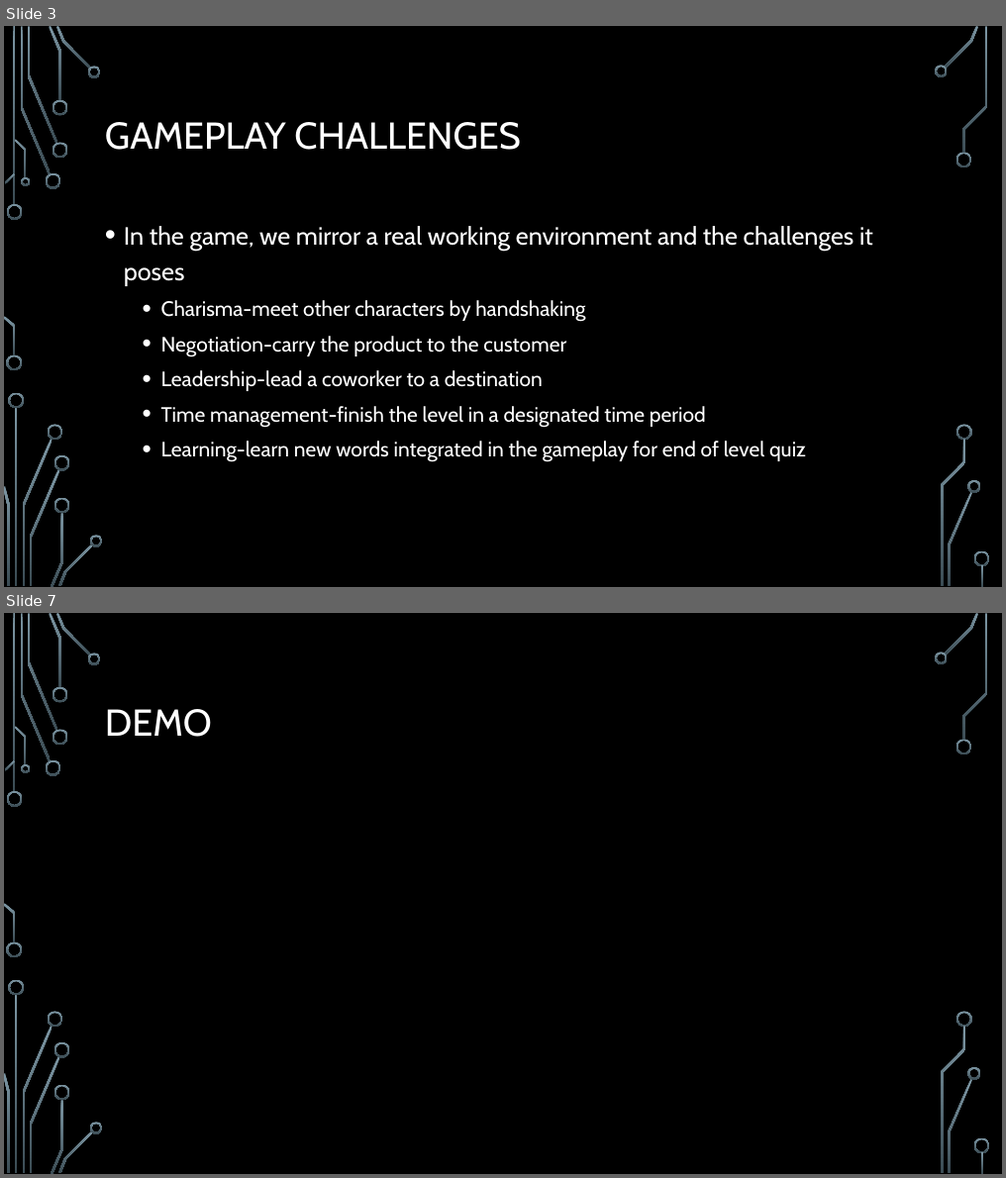
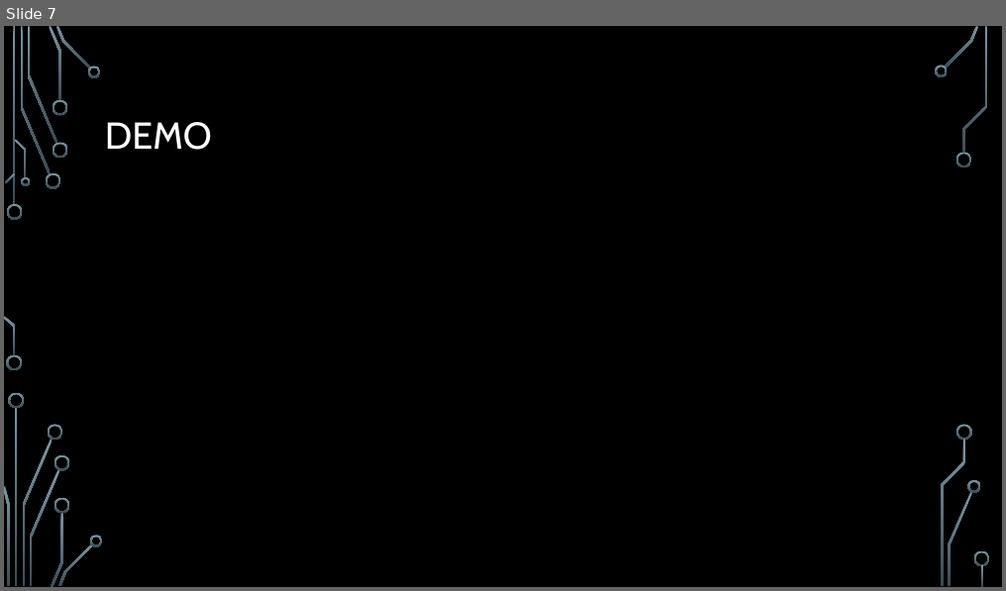
Before and after one commit to MHSCSClub/FBLA_GameSimulation_2014, a slide deck: Powerpoint.pptx. Shown one above the other, each under a label of ours: slides 3 and 7 before the commit, slide 7 after it; the slides between them are not shown. The pictures are 1006x1178 and 1006x591 pixels, drawn with LibreOffice and Linux fonts; fonts in the diff are those of the drawing; background and template pictures are left out. Boxes give left, top, right and bottom in pixels: in the first picture for what was removed or moved away, otherwise in the second. Text is boxed around its words. In the diff, an @@ line names an element or a change of style, - is before the commit and + after.

```diff
--- a/Powerpoint.pptx
+++ b/Powerpoint.pptx
@@ slide 3 removed at (4,26,1002,587), background picture (left out); not listed: 36 template elements that a slide beside it also shows @@
@@ title removed at (105,122,521,150) @@
-GAMEPLAY CHALLENGES
@@ text removed at (124,226,873,463) @@
-• In the game, we mirror a real working environment and the challenges it poses
-  • Charisma-meet other characters by handshaking
-  • Negotiation-carry the product to the customer
-  • Leadership-lead a coworker to a destination
-  • Time management-finish the level in a designated time period
-  • Learning-learn new words integrated in the gameplay for end of level quiz
```
Also in this commit, not shown: 5 slides changed, 1 slide added.
